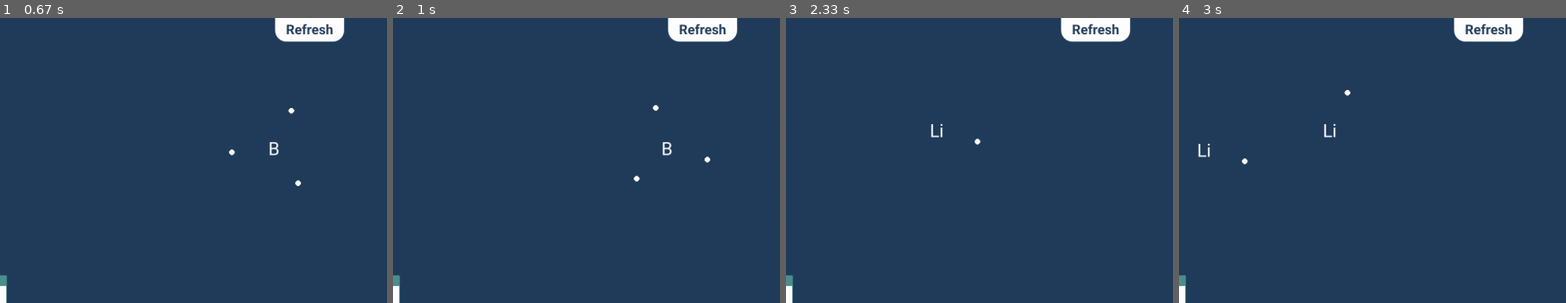
Above: before the commit, frames 1-4 (left to right).
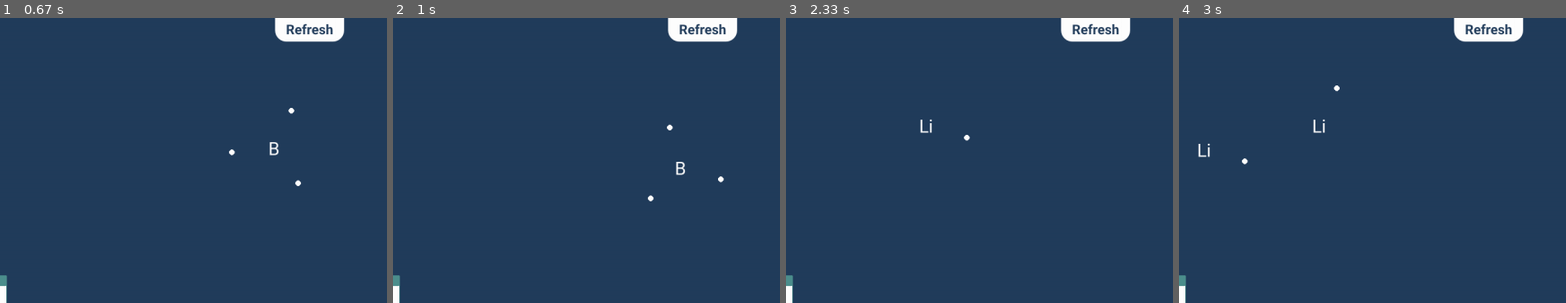
Above: after the commit, the same moments.

Repository: 15collinst/Pygame
Game: pygame game, started from main.py
Two runs of this game, one before a commit and one after it. Both use one fixed random seed, a clock stepped at 60 frames per second and the inputs below.
Inputs (mouse positions are % of the whole screen's width and height, from its top left):
- Up to frame 1 (0.67 s): press the mouse at (69, 49) at 0.37 s; move the mouse to (57, 36) at 0.47 s; release the mouse at (46, 23) at 0.6 s
- Up to frame 2 (1 s): press the mouse at (97, 40) at 0.7 s; move the mouse to (55, 60) at 0.8 s; release the mouse at (13, 79) at 0.93 s
- Up to frame 3 (2.33 s): press the mouse at (69, 57) at 1.03 s; move the mouse to (79, 67) at 1.13 s; release the mouse at (89, 76) at 1.27 s; press the mouse at (50, 2) at 1.37 s; move the mouse to (38, 42) at 1.47 s; release the mouse at (27, 82) at 1.6 s; press the mouse at (3, 49) at 1.7 s; move the mouse to (16, 34) at 1.8 s; release the mouse at (30, 20) at 1.93 s; press the mouse at (3, 49) at 2.03 s; move the mouse to (32, 35) at 2.13 s; release the mouse at (61, 21) at 2.27 s
- Up to frame 4 (3 s): press the mouse at (3, 49) at 2.37 s; move the mouse to (8, 36) at 2.47 s; release the mouse at (14, 23) at 2.6 s; press the mouse at (97, 57) at 2.7 s; move the mouse to (88, 41) at 2.8 s; release the mouse at (79, 26) at 2.93 s
The pictures show only the part of the screen within x 10-60%, y 0-50%; the shares and areas given below are measured in that part.

Frame 1 is identical in both runs. In frame 2, 0.3% of the frame differs, in the area x 62-86%, y 30-65%; in frame 3, 0.2%; in frame 4, 0.2%.

Commit message:
1 element follows other

Diff:
--- a/main.py
+++ b/main.py
@@ -56,6 +56,26 @@
 
 static_elements = []
 
+def move_elements(mx, my, x, y, direction):
+    dx = mx - x
+    dy = my - y
+
+    angle = math.atan2(dx,dy)
+
+    #returns between 1 or -1 to adjust angle
+    mvx = math.sin(angle)
+    mvy = math.cos(angle)
+
+    if direction == "pull":
+        x += mvx * 2 #if the difference in charge is greater times by bigger number
+        y += mvy * 2
+
+    if direction == "push":
+        x -= mvx * 2 #if the difference in charge is greater times by bigger number
+        y -= mvy * 2
+
+    return x,y
+
 while run:
 	# event handler
 	for event in pygame.event.get():
@@ -97,6 +117,18 @@
 	for i in range(len(static_elements)):
 		static_elements[i][0].draw(SCREEN, static_elements[i][1] ,static_elements[i][2])
 
+	if len(static_elements) == 1 and spawn:
+		x = static_elements[0][1]
+		y = static_elements[0][2]
+
+		distance_apart = int(math.sqrt((mx - x)**2 + (my - y)**2))
+
+		if distance_apart >= (100 * 2):
+			static_elements[0][1],static_elements[0][2] = move_elements(mx, my, x, y, "pull")
+
+		if distance_apart < (100 * 2):
+			static_elements[0][1],static_elements[0][2] = move_elements(mx, my, x, y, "push")
+
 	pygame.display.update()
 
 	clock.tick(120)
